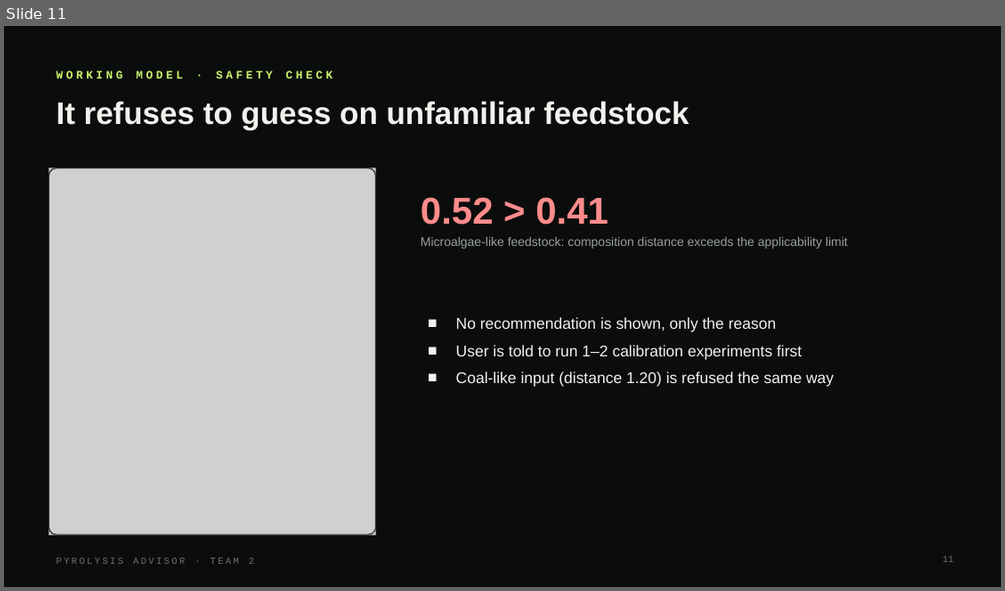
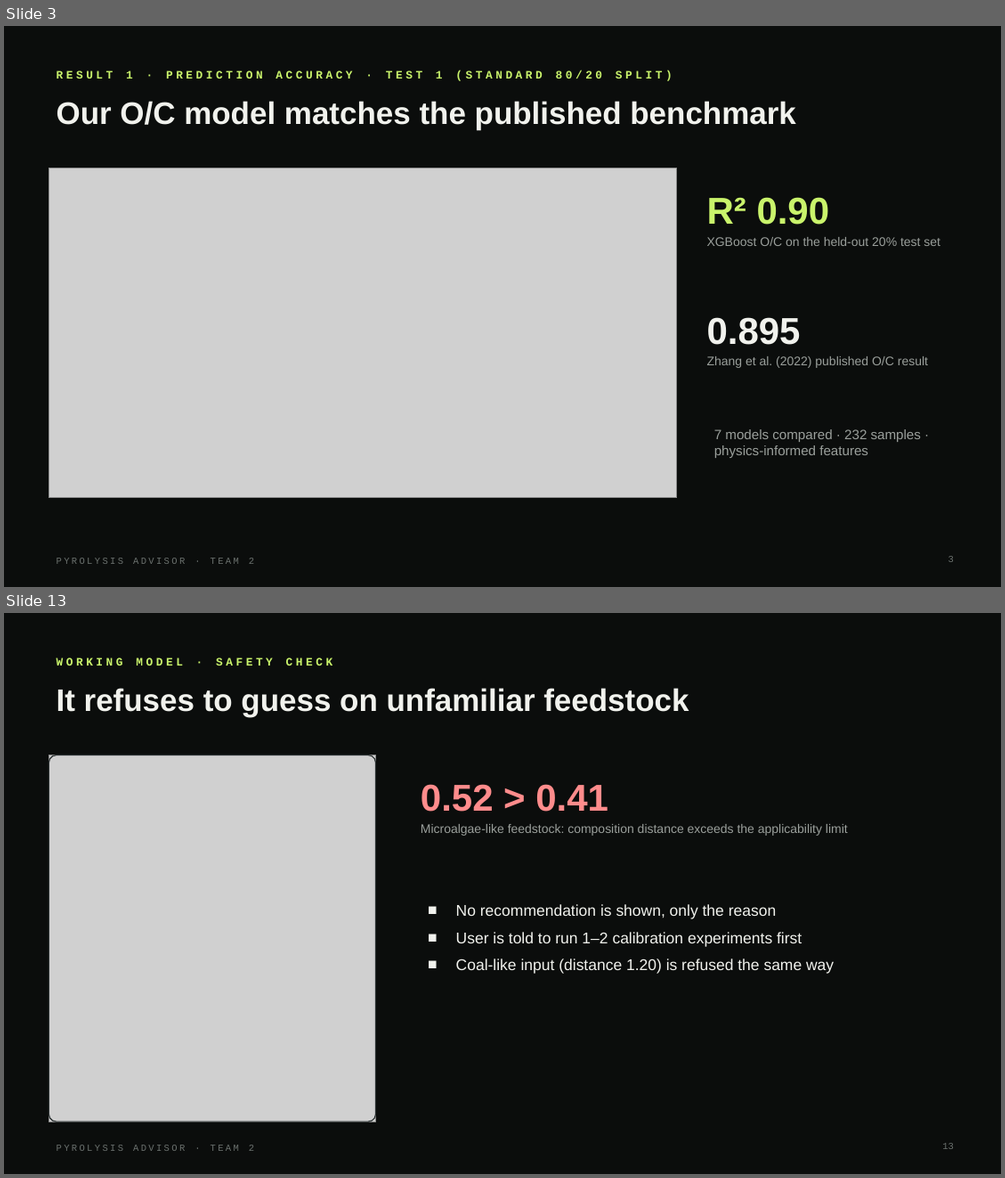
Before and after one commit to umasuthanpalaniappan/BioOil-Automation, a slide deck: pyrolysis_advisor/docs/Pyrolysis_Advisor_Results.pptx. Shown one above the other, each under a label of ours: slide 11 before the commit, slides 3 and 13 after it; the slides between them are not shown. The pictures are 1005x591 and 1005x1178 pixels, drawn with LibreOffice and Linux fonts; fonts in the diff are those of the drawing; grey boxes stand for pictures. Boxes give left, top, right and bottom in pixels: in the first picture for what was removed or moved away, otherwise in the second. Text is boxed around its words. In the diff, an @@ line names an element or a change of style, - is before the commit and + after.

```diff
--- a/pyrolysis_advisor/docs/Pyrolysis_Advisor_Results.pptx
+++ b/pyrolysis_advisor/docs/Pyrolysis_Advisor_Results.pptx
@@ slide 3 added at box(4, 26, 1001, 587), background #0B0D0C; not listed: 1 template element that a slide beside it also shows @@
@@ text added at box(57, 70, 672, 81), 11 pt, text #C9F36B, bold @@
+RESULT 1 · PREDICTION ACCURACY · TEST 1 (STANDARD 80/20 SPLIT)
@@ text added at box(57, 101, 796, 130), 30 pt, text #F1F2ED, bold @@
+Our O/C model matches the published benchmark
@@ picture added at box(48, 168, 677, 498) @@
@@ text added at box(707, 197, 830, 224), 36 pt, text #C9F36B, bold @@
+R² 0.90
@@ text added at box(707, 237, 940, 246), 12 pt, text #9A9F9B @@
+XGBoost O/C on the held-out 20% test set
@@ text added at box(707, 317, 801, 345), 36 pt, text #F1F2ED, bold @@
+0.895
@@ text added at box(707, 356, 928, 368), 12 pt, text #9A9F9B @@
+Zhang et al. (2022) published O/C result
@@ text added at box(714, 429, 921, 458), 13 pt, text #9A9F9B @@
+7 models compared · 232 samples · physics-informed features
@@ page number added at box(948, 556, 954, 562), 9 pt, text #6B716E @@
+3
@@ what was slide 11 is now slide 13 @@
@@ page number at box(942, 1143, 954, 1149): text changed @@
-11
+13
```
Also in this commit, not shown: 10 slides changed, 1 other slide added, 17 other files.
